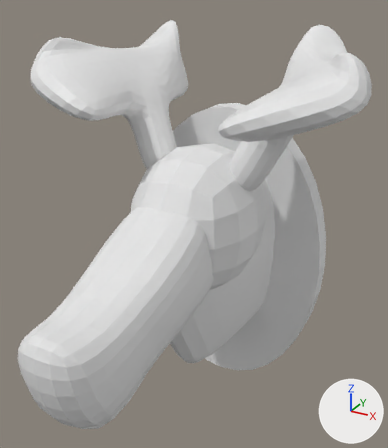
Two versions of the Blender file assets/blends/moose_head.blend, one commit apart.
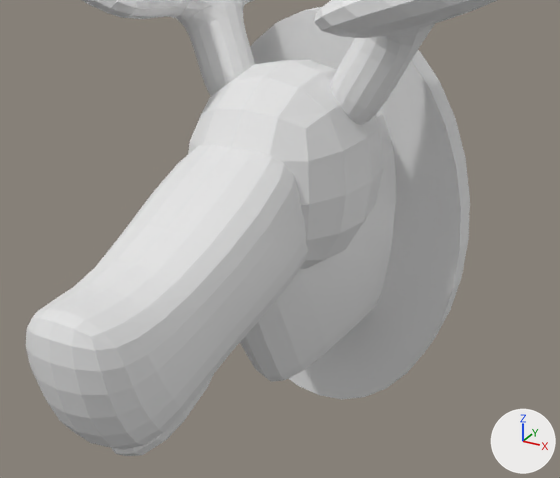
There are two pictures of each version: one whole from a 50 mm lens placed at (3.58, -6.39, 3.21), pointed at (0.07, -0.02, 0.02), one close up from a 50 mm lens placed at (3.72, -6.64, 2.61), pointed at (0.69, -1.14, -0.14). The axes (+X, +Y, +Z) are drawn at lower right. The lights are the same throughout. The first two pictures are the older version.
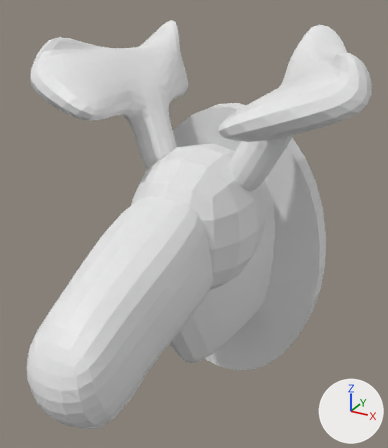
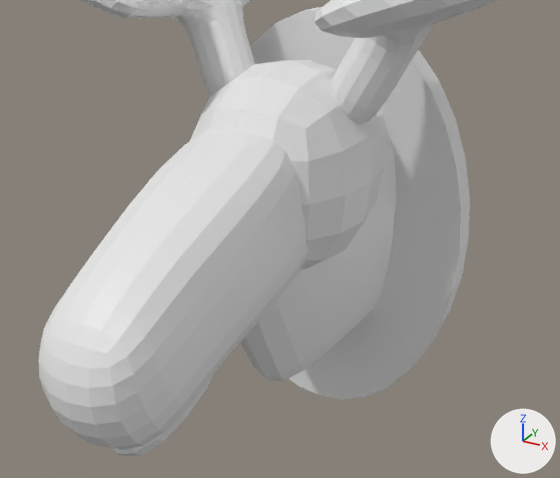
Pixel boxes (x1, y1, x2, y2) of what changed, in the close-ups (560 x 478 px; the box of a moved part takes in the faces that stretch with it):
'Cube.001', reshaped: before (26, 144, 308, 450); after (38, 129, 308, 450)
part 1 of me_cube_002, moved or reshaped: before (26, 145, 297, 418); after (38, 137, 300, 425)

Edits to the bpy script that builds the scene:
```text
Change me_cube_002:
    used by ob_cube_001; location = (0.0, 0.0, 0.0)
    remove me_cube_002.from_pydata(...)  # 18 vertices, 16 faces; spans x -0.94..0.94, y -3.35..0.73, z -1.8..1.02
    add me_cube_002.from_pydata(...)  # 18 vertices, 16 faces; spans x -0.94..0.94, y -3.34..0.73, z -1.8..1.02
    me_cube_002 part 1
    me_cube_002.vertices[1].co: (-0.62, -3.34, 0.18) -> (-0.62, -3.08, -0.4)
    me_cube_002.vertices[5].co: (0.6, -3.35, 0.19) -> (0.6, -3.09, -0.38)
    me_cube_002.vertices[9].co: (-0.49, -2.58, -0.39) -> (-0.49, -2.58, 0.08)
    me_cube_002.vertices[11].co: (0.48, -2.58, -0.37) -> (0.48, -2.58, 0.09)
```
